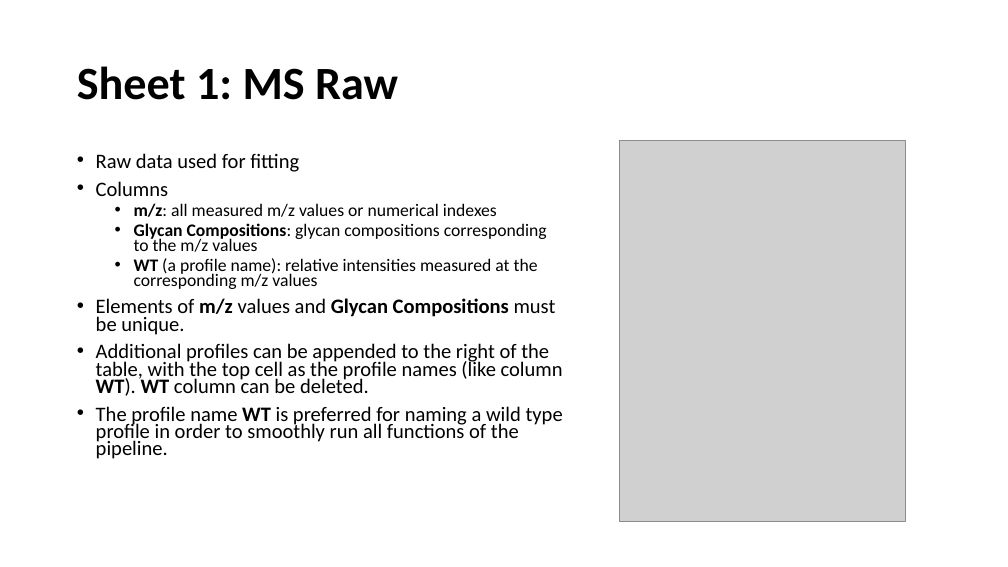
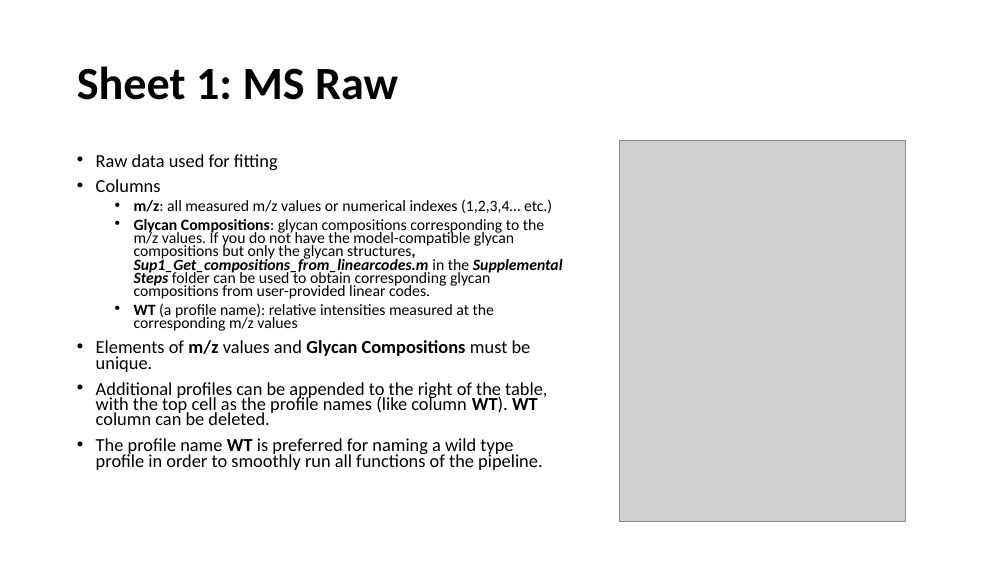
Before and after one commit to LewisLabUCSD/N-Glycosylation-Markov-Models, a slide deck: slide 2 of Step0_Data_Preprocessing.pptx. Drawn at 1008x567 pixels with LibreOffice and Linux fonts; fonts in the diff are those of the drawing; grey boxes stand for pictures. Boxes give left, top, right and bottom in pixels: in the first picture for what was removed or moved away, otherwise in the second. Text is boxed around its words. In the diff, an @@ line names an element or a change of style, - is before the commit and + after.

```diff
--- a/Step0_Data_Preprocessing.pptx
+++ b/Step0_Data_Preprocessing.pptx
@@ text at (96,154,547,470): size 19.6 to 17.5 pt in "Raw data used for fitting", "Columns", "Elements of m/z values and Glycan Compositions ...", "Additional profiles can be appended to the ..." and 1 more places; size 16.8 to 15 pt in "WT (a profile name): relative intensities measured ..." @@
@@ text at (134,199,563,299): text changed; size 16.8 to 15 pt @@
-  • m/z: all measured m/z values or numerical indexes
-  • Glycan Compositions: glycan compositions corresponding to the m/z values
+  • m/z: all measured m/z values or numerical indexes (1,2,3,4… etc.)
+  • Glycan Compositions: glycan compositions corresponding to the m/z values. If you do not have the model-compatible glycan compositions but only the glycan structures, Sup1_Get_compositions_from_linearcodes.m in the Supplemental Steps folder can be used to obtain corresponding glycan compositions from user-provided linear codes.
```
Also in this commit, not shown: 1 slide added, 8 other files.
